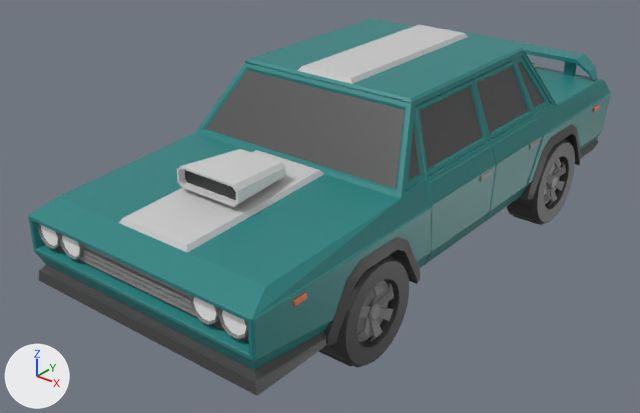
Before and after pictures for a commit that changed the glTF model models/gen2/racer.glb.
Camera for both pictures: a camera (50 mm lens) standing at (6.42, -12.18, 3.4) and looking at (2.59, -7.4, 0.43). Lighting does not change. The marker at lower left points along +X, +Y and +Z. The older version comes first. Vertices at exactly the same position are counted once.

The older version as bpy lines, for what is in view:
```python
mat_carmaterial = principled_material('carmaterial')
mat_carmaterial.texture = img_color_1024x1024
mat_carmaterial.roughness = 0.4
me_mesh_182 = bpy.data.meshes.new('Mesh.182')
me_mesh_182.from_pydata(...)  # 3259 vertices, 5862 faces; spans x -2407.0..2299.0, y -654.0..917.0, z -753.0..1245.0
me_mesh_182.materials.append(mat_carmaterial)  # picture img_color_1024x1024
ob_object568 = bpy.data.objects.new('Object568', me_mesh_182)
ob_object568.location = (2.519, -7.092, 0.648)
ob_object568.rotation_euler = (-1.571, 0.0, 1.571)  # degrees (-90, 0, 90)
ob_object568.scale = (-0.001, -0.001, -0.001)
```
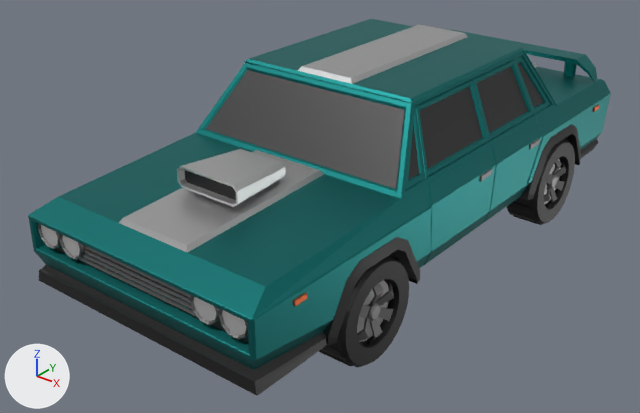
Where the change shows, as pixel boxes [x1, y1, x2, y2] in the pictures (640 x 413 px):
'Object568', surface changed (darker): [28, 19, 611, 396] in both
'wheel_front_R', now drawn: after [319, 237, 420, 368]
'wheel_rear_R', now drawn: after [507, 124, 581, 225]
part 1 of me_mesh_182, deleted: before [319, 124, 581, 368]

The change in detail:
In material 'carmaterial' (mat_carmaterial), metallic goes from 0.0 to 1.0.
me_mesh_182 is used by ob_object568; location (2.519, -7.092, 0.648); rotation (-1.571, 0.0, 1.571), in degrees (-90, 0, 90); scale (-0.001, -0.001, -0.001).
me_mesh_182 had 3259 vertices, 5862 faces and spanned x -2407.0..2299.0, y -654.0..917.0, z -753.0..1245.0.
me_mesh_182 now has 1153 vertices, 2038 faces and spans x -2407.0..2299.0, y -355.0..917.0, z -743.0..1237.0.
me_mesh_182 part 1: 36 loose pieces with 2106 vertices, spanning x -1858.0..1674.0, y -654.0..175.0, z -753.0..1245.0, are deleted.
